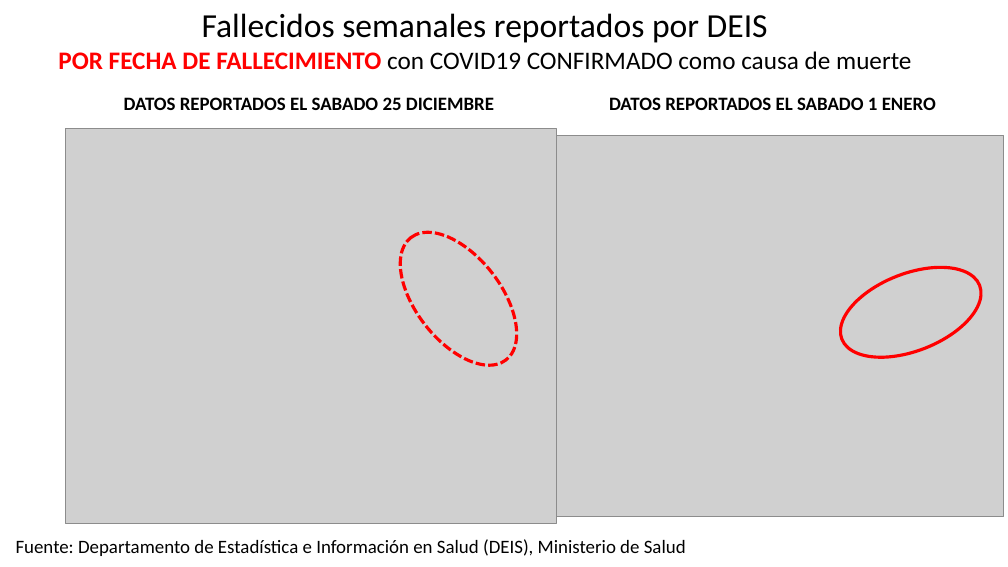
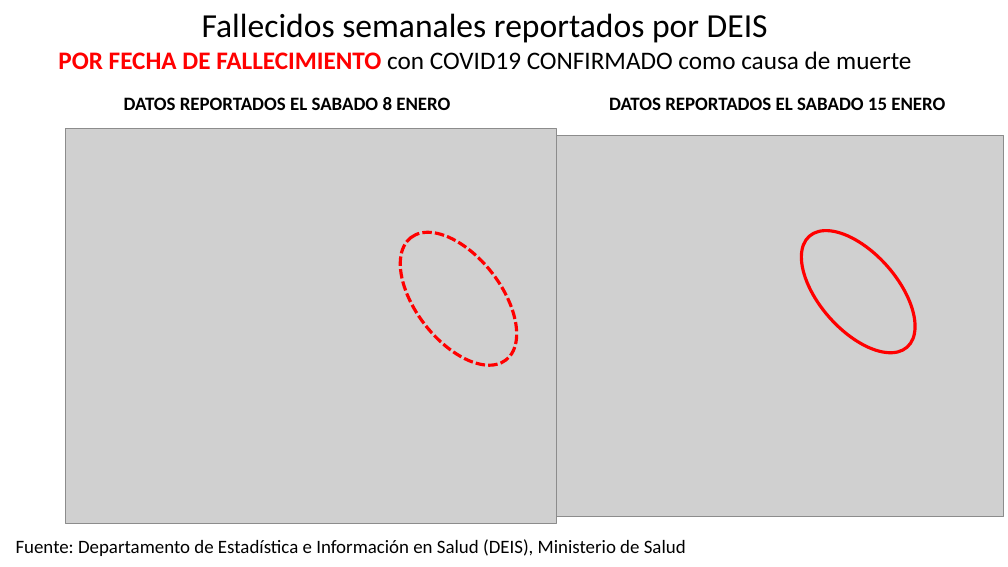
Before and after one commit to dataCovid19CL/capsulasSemanales, a slide deck: slide 9 of DATOS COVID Chile 2022 01 15.pptx (slide 8 before the commit). Drawn at 1008x567 pixels with LibreOffice and Linux fonts; fonts in the diff are those of the drawing; grey boxes stand for pictures. Boxes give left, top, right and bottom in pixels: in the first picture for what was removed or moved away, otherwise in the second. Text is boxed around its words. In the diff, an @@ line names an element or a change of style, - is before the commit and + after.

```diff
--- a/DATOS COVID Chile 2022 01 15.pptx
+++ b/DATOS COVID Chile 2022 01 15.pptx
@@ text at (124, 97, 450, 110): text changed @@
-DATOS REPORTADOS EL SABADO 25 DICIEMBRE
+DATOS REPORTADOS EL SABADO 8 ENERO
@@ text at (609, 97, 945, 110): text changed @@
-DATOS REPORTADOS EL SABADO 1 ENERO
+DATOS REPORTADOS EL SABADO 15 ENERO
@@ ellipse at (780, 211, 936, 373): rotation 338 to 48 degrees @@
```
Also in this commit, not shown: 1 slide added, 3 other files.
